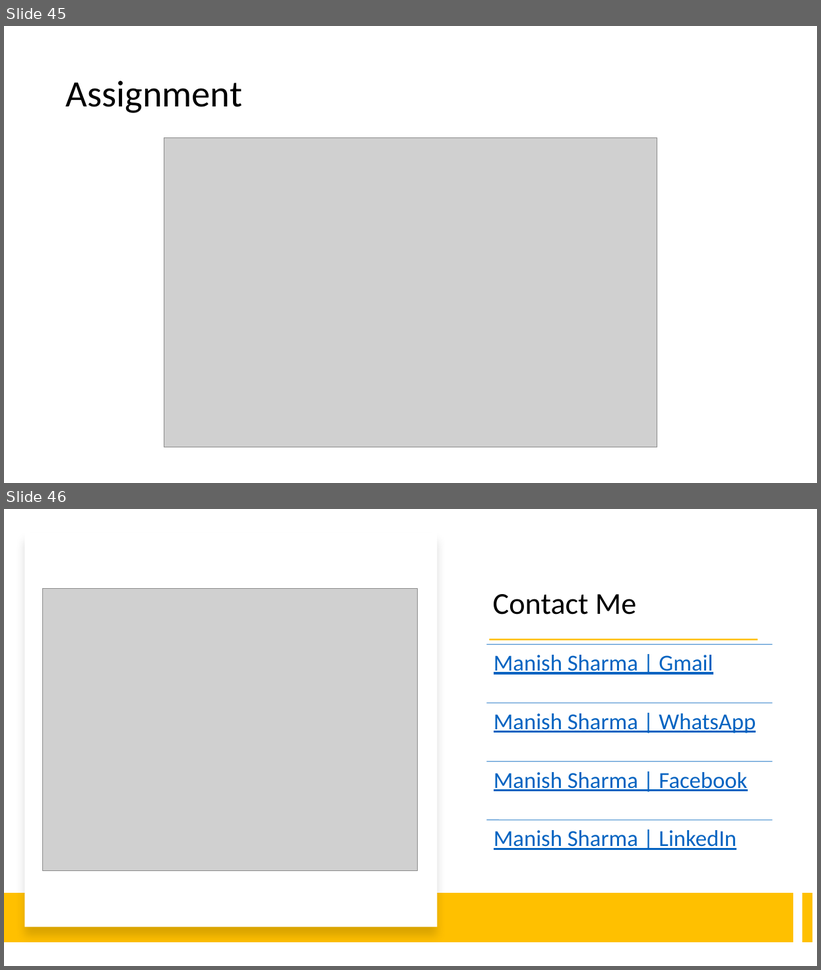
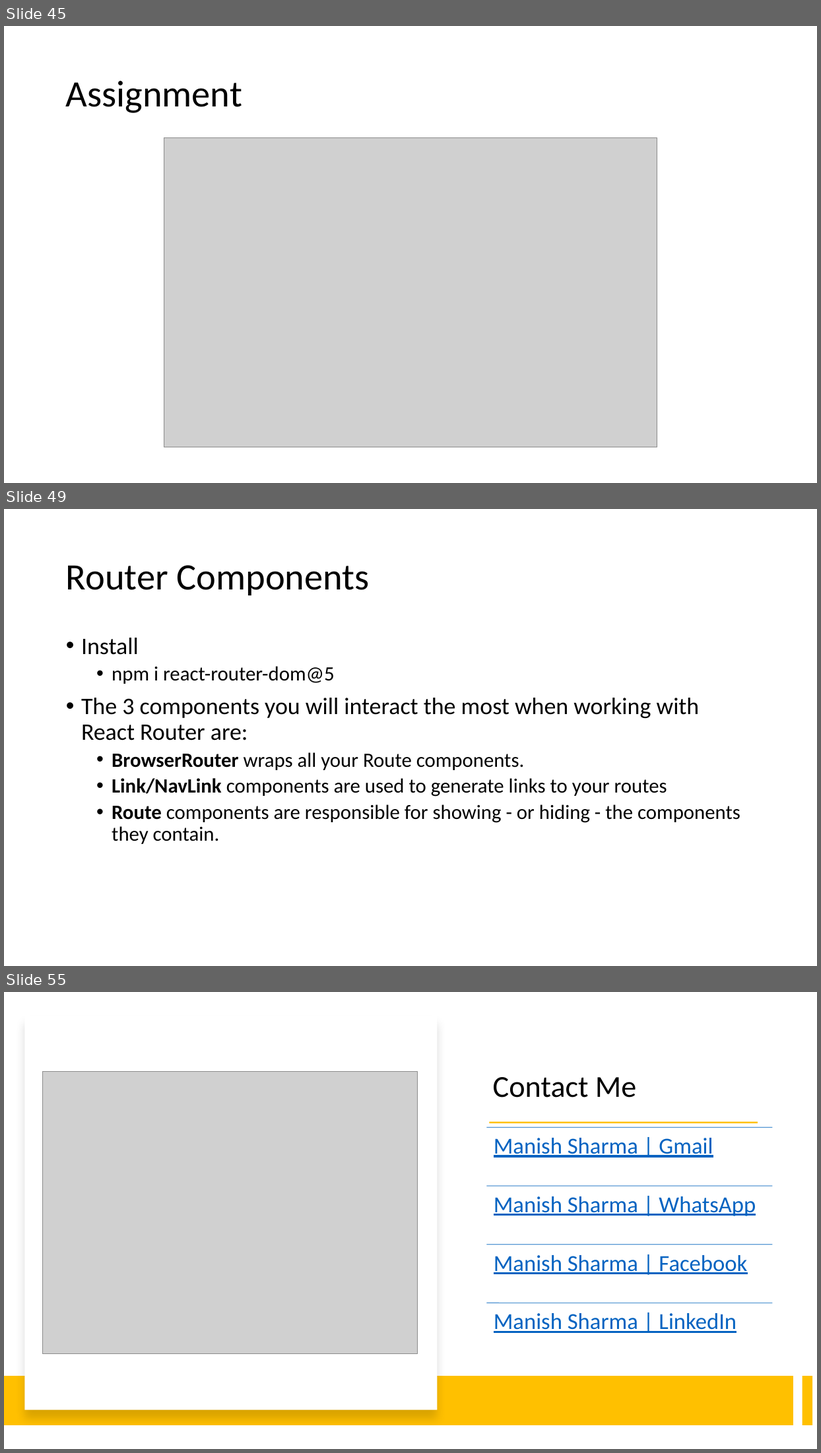
Before and after one commit to manishvbn/ReactJS_Jul22, a slide deck: Notes/React.pptx. Shown one above the other, each under a label of ours: slides 45 and 46 before the commit, slides 45, 49 and 55 after it; the slides between them are not shown. The pictures are 821x970 and 821x1453 pixels, drawn with LibreOffice and Linux fonts; fonts in the diff are those of the drawing; grey boxes stand for pictures. Boxes give left, top, right and bottom in pixels: in the first picture for what was removed or moved away, otherwise in the second. Text is boxed around its words. In the diff, an @@ line names an element or a change of style, - is before the commit and + after.

```diff
--- a/Notes/React.pptx
+++ b/Notes/React.pptx
@@ slide 49 added at (4, 509, 817, 966), background #FFFFFF @@
@@ title added at (66, 565, 370, 595), 44 pt, text #000000 @@
+Router Components
@@ text added at (81, 638, 741, 844), 24 pt, text #000000 @@
+• Install
+  • npm i react-router-dom@5
+• The 3 components you will interact the most when working with React Router are:
+  • BrowserRouter wraps all your Route components.
+  • Link/NavLink components are used to generate links to your routes
+  • Route components are responsible for showing - or hiding - the components they contain.
@@ what was slide 46 is now slide 55 @@
```
Also in this commit, not shown: 8 other slides added.
